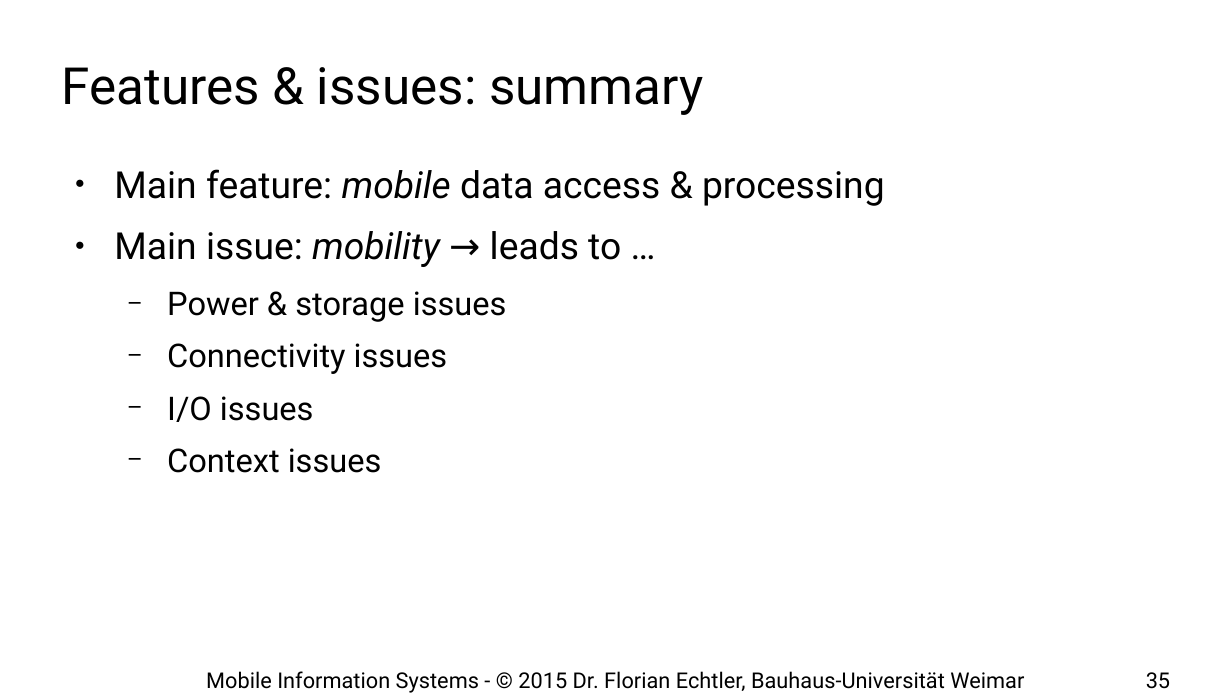
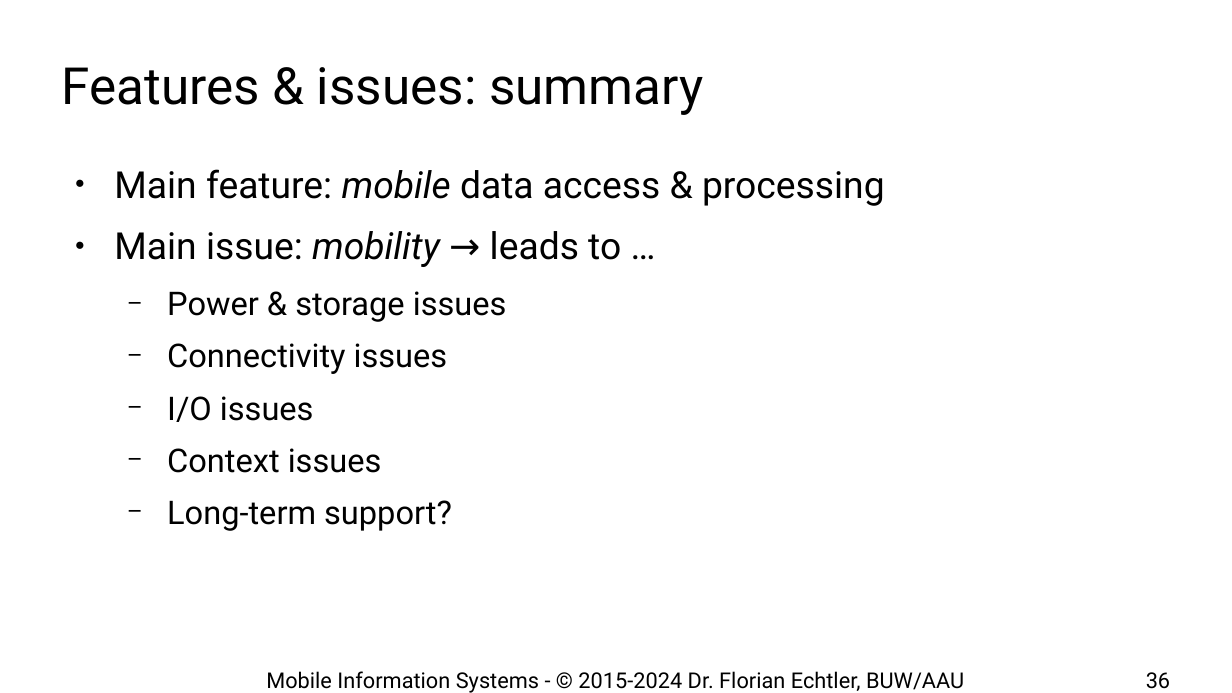
Before and after one commit to floe/mobile-information-systems, a slide deck: slide 36 of 01-introduction-basics.odp (slide 35 before the commit). Drawn at 1232x693 pixels with LibreOffice and Linux fonts; fonts in the diff are those of the drawing; background and template pictures are left out. Boxes give left, top, right and bottom in pixels: in the first picture for what was removed or moved away, otherwise in the second. Text is boxed around its words. In the diff, an @@ line names an element or a change of style, - is before the commit and + after.

```diff
--- a/01-introduction-basics.odp
+++ b/01-introduction-basics.odp
@@ text at bbox=[167, 500, 452, 531]: paragraph added @@
+  − Long-term support?
@@ text at bbox=[266, 671, 964, 693]: text changed @@
-Mobile Information Systems - © 2015 Dr. Florian Echtler, Bauhaus-Universität Weimar
+Mobile Information Systems - © 2015-2024 Dr. Florian Echtler, BUW/AAU
@@ page number at bbox=[1146, 672, 1170, 689]: text changed @@
-35
+36
```
Also in this commit, not shown: 35 other slides changed, 1 slide added, 1 other file.
